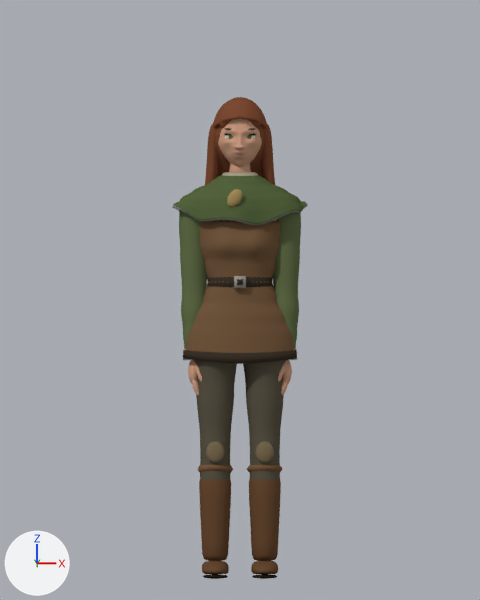
One commit to the Blender file blender/ranger/ranger.blend: the scene before it, then after it.
Rendered twice from the file's camera 'Camera'. Arrows for +X, +Y and +Z are at lower left; the lights stay in place. The picture after the commit comes second.

Names of what the first picture shows: 'Belt', 'Boot shaft.L', 'Boot shaft.R', 'Buckle hole', 'Foot.L', 'Foot.R', 'Hair cap', 'Hair fall', 'Head shape', 'Jerkin', 'Jerkin hem', 'Leg.L', 'Leg.R', 'Mantle', 'Sleeve.L', 'Sleeve.R' and 17 more.
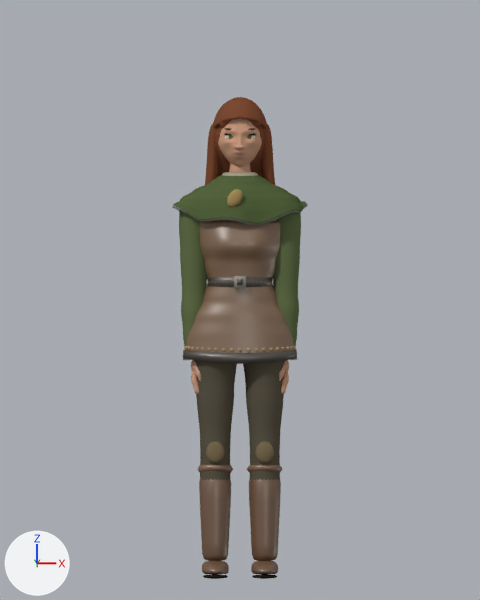
The change, as a list of edits to the scene's bpy script:
```text
Change mat_jerkin:
    where n1 = _N.new('ShaderNodeBsdfDiffuse'); n1.name = 'Diffuse BSDF'
    where n0 = _N.new('ShaderNodeOutputMaterial'); n0.name = 'Material Output'
    remove _L.new(n1.outputs[0], n0.inputs[0])  # 'BSDF' to 'Surface'
    add n2 = _N.new('ShaderNodeBsdfAnisotropic'); n2.name = 'Glossy BSDF'
    add n2.inputs[0].default_value = (0.1, 0.1, 0.1, 1.0)  # 'Color', dark grey #595959
    add n2.inputs[1].default_value = 0.45  # 'Roughness'
    add n3 = _N.new('ShaderNodeAddShader'); n3.name = 'Add Shader'
    add _L.new(n1.outputs[0], n3.inputs[0])  # 'BSDF' to 'Shader'
    add _L.new(n2.outputs[0], n3.inputs[1])  # 'BSDF' to 'Shader'
    add _L.new(n3.outputs[0], n0.inputs[0])  # 'Shader' to 'Surface'
Change mat_belt:
    where n1 = _N.new('ShaderNodeBsdfDiffuse'); n1.name = 'Diffuse BSDF'
    where n0 = _N.new('ShaderNodeOutputMaterial'); n0.name = 'Material Output'
    remove _L.new(n1.outputs[0], n0.inputs[0])  # 'BSDF' to 'Surface'
    add n2 = _N.new('ShaderNodeBsdfAnisotropic'); n2.name = 'Glossy BSDF'
    add n2.inputs[0].default_value = (0.1, 0.1, 0.1, 1.0)  # 'Color', dark grey #595959
    add n2.inputs[1].default_value = 0.45  # 'Roughness'
    add n3 = _N.new('ShaderNodeAddShader'); n3.name = 'Add Shader'
    add _L.new(n1.outputs[0], n3.inputs[0])  # 'BSDF' to 'Shader'
    add _L.new(n2.outputs[0], n3.inputs[1])  # 'BSDF' to 'Shader'
    add _L.new(n3.outputs[0], n0.inputs[0])  # 'Shader' to 'Surface'
Change mat_boots:
    where n1 = _N.new('ShaderNodeBsdfDiffuse'); n1.name = 'Diffuse BSDF'
    where n0 = _N.new('ShaderNodeOutputMaterial'); n0.name = 'Material Output'
    remove _L.new(n1.outputs[0], n0.inputs[0])  # 'BSDF' to 'Surface'
    add n2 = _N.new('ShaderNodeBsdfAnisotropic'); n2.name = 'Glossy BSDF'
    add n2.inputs[0].default_value = (0.1, 0.1, 0.1, 1.0)  # 'Color', dark grey #595959
    add n2.inputs[1].default_value = 0.45  # 'Roughness'
    add n3 = _N.new('ShaderNodeAddShader'); n3.name = 'Add Shader'
    add _L.new(n1.outputs[0], n3.inputs[0])  # 'BSDF' to 'Shader'
    add _L.new(n2.outputs[0], n3.inputs[1])  # 'BSDF' to 'Shader'
    add _L.new(n3.outputs[0], n0.inputs[0])  # 'Shader' to 'Surface'
Add mat_stitching:
    mat_stitching = diffuse_material('stitching')
    mat_stitching.base_color = (0.451, 0.323, 0.175)  # beige #b39a74
Add me_jerkin_stitching:
    me_jerkin_stitching.from_pydata(...)  # 336 vertices, 252 faces; spans x -7.42..7.42, y -4.14..5.44, z 30.14..30.86
    me_jerkin_stitching.polygons.foreach_set('use_smooth', [True] * 252)
    me_jerkin_stitching.materials.append(mat_stitching)  # beige #b39a74
Add ob_jerkin_stitching:
    ob_jerkin_stitching = bpy.data.objects.new('Jerkin stitching', me_jerkin_stitching)
    ob_jerkin_stitching.parent = ob_body
    ob_jerkin_stitching.location = (0.0, 0.0, 0.0)
```

Where the change shows, as pixel boxes [x1, y1, x2, y2] in the pictures (480 x 600 px):
'Jerkin', recoloured (lighter)
    both: [186, 221, 294, 353]
'Boot shaft.R', recoloured (lighter)
    both: [199, 479, 231, 561]
'Boot shaft.L', recoloured (lighter)
    both: [249, 479, 281, 561]
'Jerkin hem', recoloured (lighter)
    both: [183, 350, 297, 363]
'Belt', recoloured (lighter)
    both: [207, 277, 273, 287]
'Foot.R', recoloured (lighter)
    both: [202, 560, 229, 574]
'Foot.L', recoloured
    both: [251, 560, 278, 574]
'Jerkin stitching', added
    after: [184, 346, 296, 351]
'Buckle hole', recoloured
    both: [237, 279, 243, 285]
